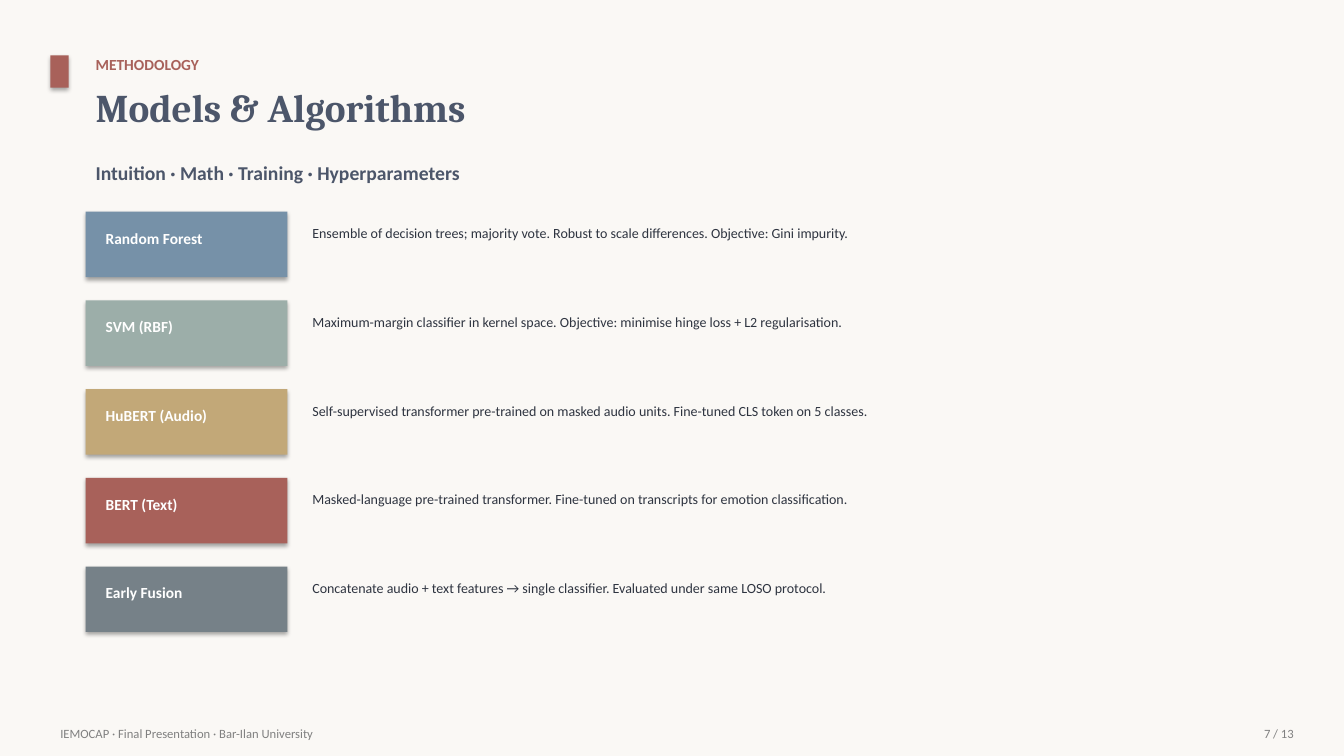
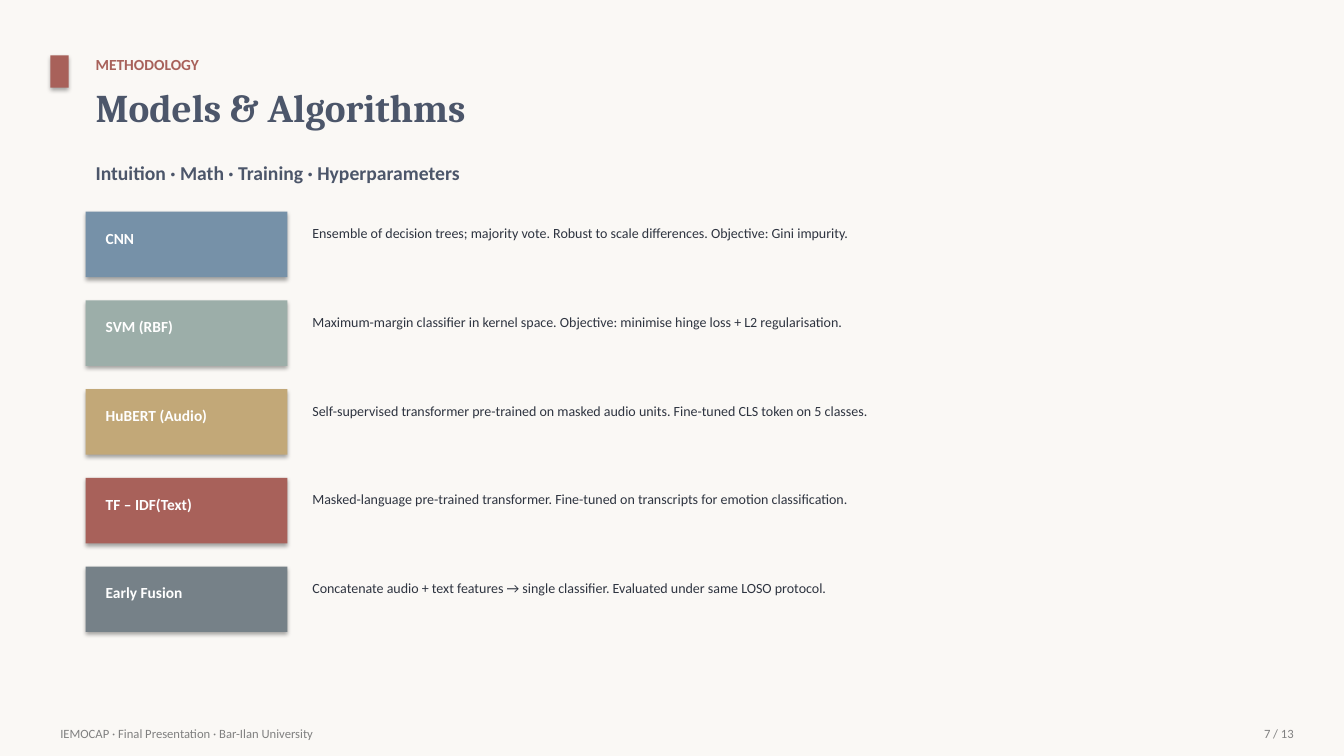
Before and after one commit to ronenhr/IEMOCAP-project, a slide deck: slide 7 of reports/Final_Presentation_Skeleton.pptx. Drawn at 1344x756 pixels with LibreOffice and Linux fonts; fonts in the diff are those of the drawing. Boxes give left, top, right and bottom in pixels: in the first picture for what was removed or moved away, otherwise in the second. Text is boxed around its words. In the diff, an @@ line names an element or a change of style, - is before the commit and + after.

```diff
--- a/reports/Final_Presentation_Skeleton.pptx
+++ b/reports/Final_Presentation_Skeleton.pptx
@@ text at (x1=106, y1=234, x2=134, y2=244): text changed @@
-Random Forest
+CNN
@@ text at (x1=106, y1=499, x2=192, y2=512): text changed @@
-BERT (Text)
+TF – IDF(Text)
```
Also in this commit, not shown: 5 other slides changed.
